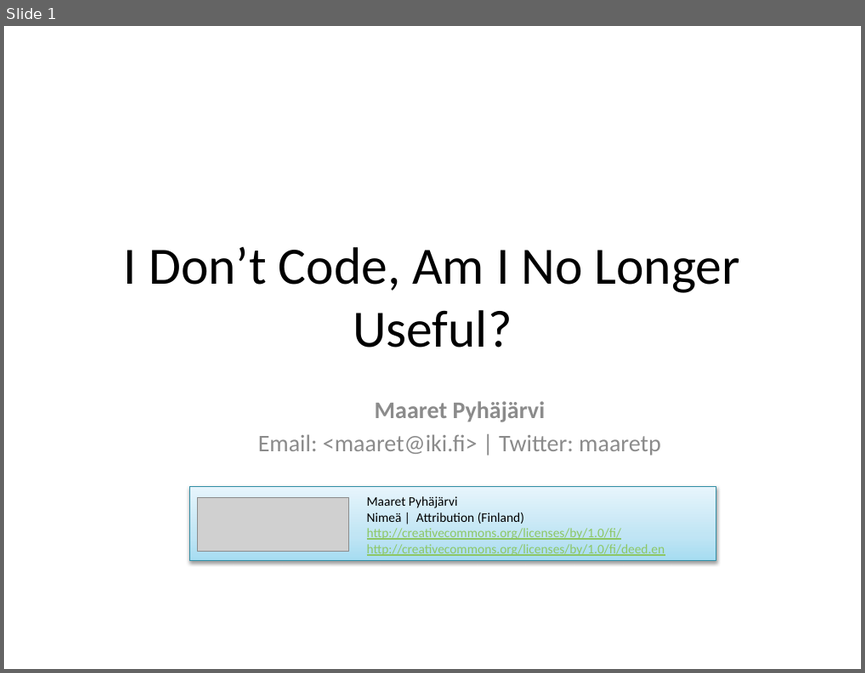
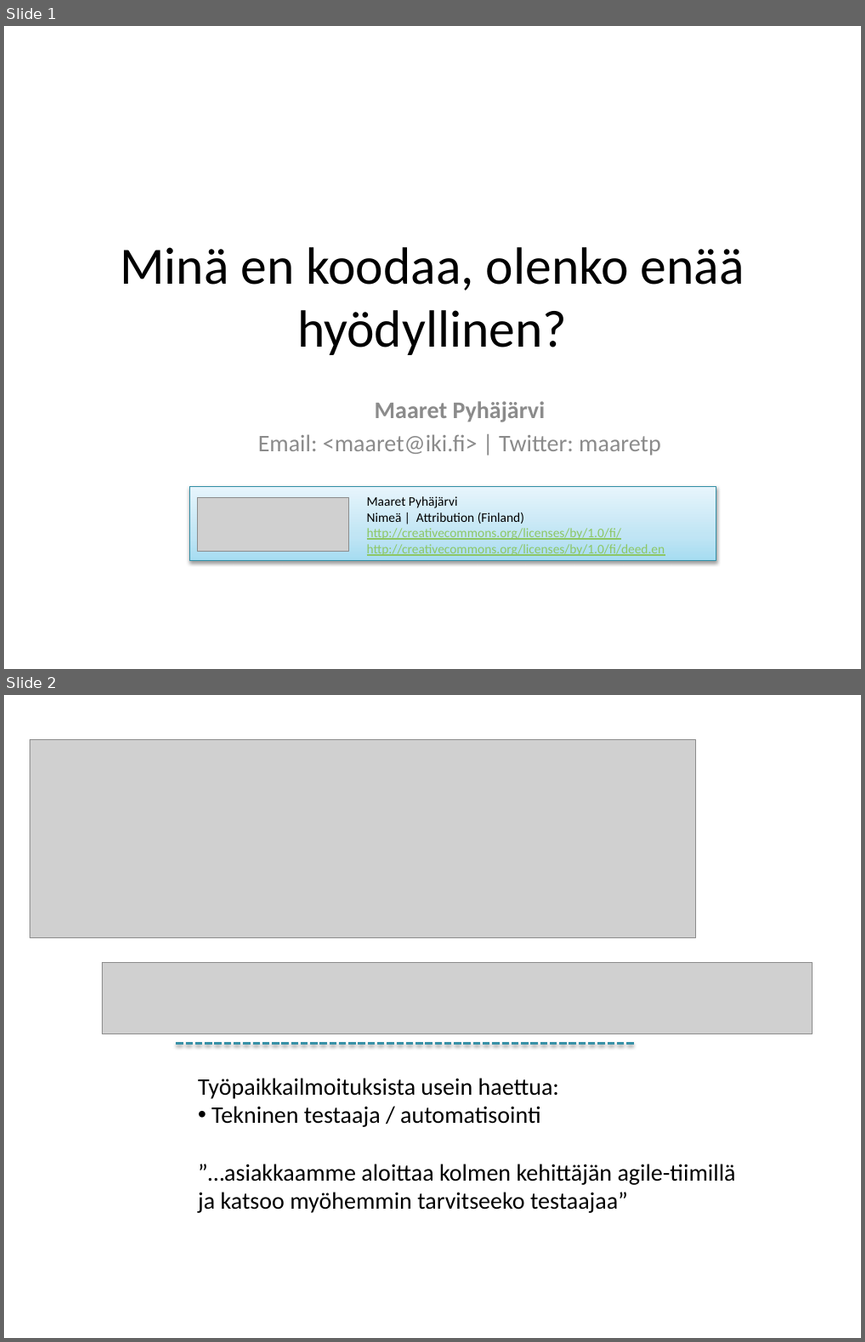
Before and after one commit to maaretp/IDoNotCodeTalk, a slide deck: IDon'tCode.pptx. Shown one above the other, each under a label of ours: slide 1 before the commit, slides 1 and 2 after it. The pictures are 865x673 and 865x1342 pixels, drawn with LibreOffice and Linux fonts; fonts in the diff are those of the drawing; grey boxes stand for pictures. Boxes give left, top, right and bottom in pixels: in the first picture for what was removed or moved away, otherwise in the second. Text is boxed around its words. In the diff, an @@ line names an element or a change of style, - is before the commit and + after.

```diff
--- a/IDon'tCode.pptx
+++ b/IDon'tCode.pptx
@@ slide 2 added at [4,695,861,1338], background #FFFFFF @@
@@ picture added at [30,739,695,937] @@
@@ picture added at [102,962,812,1033] @@
@@ line added from (177, 1043) to (635, 1043), #3891A7 2 pt dashed @@
@@ text added at [198,1077,736,1213], 20 pt, text #000000 @@
+Työpaikkailmoituksista usein haettua:
+• Tekninen testaaja / automatisointi
+”…asiakkaamme aloittaa kolmen kehittäjän agile-tiimillä
+ja katsoo myöhemmin tarvitseeko testaajaa”
@@ slide 1 changed as well @@
@@ title at [120,247,744,355]: text changed @@
-I Don’t Code, Am I No Longer Useful?
+Minä en koodaa, olenko enää hyödyllinen?
```
Also in this commit, not shown: 3 other slides changed, 5 other slides added, 6 slides removed.
